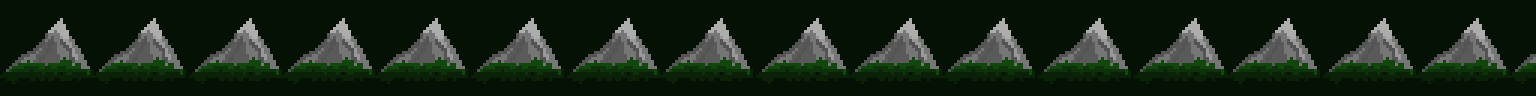
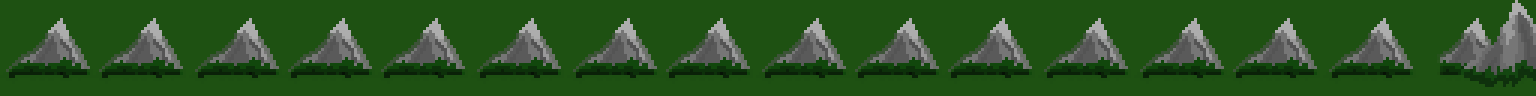
Layer changes from the first 1536 x 96 image to the second:
removed group "Group 1 copy 15" (3 layers) over bbox(1416, 0, 1512, 96)
removed layer "Layer 2" (3rd of 18, in "Group 1 copy 15") from group "Group 1 copy 15" over bbox(1416, 0, 1512, 96)
removed group "Group 1 copy 14" (3 layers) over bbox(1227, 0, 1323, 96)
removed layer "Layer 2" (4th of 18, in "Group 1 copy 14") from group "Group 1 copy 14" over bbox(1227, 0, 1323, 96)
removed group "Group 1 copy 13" (3 layers) over bbox(1323, 0, 1419, 96)
removed layer "Layer 2" (5th of 18, in "Group 1 copy 13") from group "Group 1 copy 13" over bbox(1323, 0, 1419, 96)
removed group "Group 1 copy 12" (3 layers) over bbox(1134, 0, 1230, 96)
removed layer "Layer 2" (6th of 18, in "Group 1 copy 12") from group "Group 1 copy 12" over bbox(1134, 0, 1230, 96)
removed group "Group 1 copy 11" (3 layers) over bbox(942, 0, 1038, 96)
removed layer "Layer 2" (7th of 18, in "Group 1 copy 11") from group "Group 1 copy 11" over bbox(942, 0, 1038, 96)
removed group "Group 1 copy 10" (3 layers) over bbox(1038, 0, 1134, 96)
removed layer "Layer 2" (8th of 18, in "Group 1 copy 10") from group "Group 1 copy 10" over bbox(1038, 0, 1134, 96)
removed group "Group 1 copy 9" (3 layers) over bbox(849, 0, 945, 96)
removed layer "Layer 2" (9th of 18, in "Group 1 copy 9") from group "Group 1 copy 9" over bbox(849, 0, 945, 96)
removed group "Group 1 copy 8" (3 layers) over bbox(660, 0, 756, 96)
removed layer "Layer 2" (10th of 18, in "Group 1 copy 8") from group "Group 1 copy 8" over bbox(660, 0, 756, 96)
removed group "Group 1 copy 7" (3 layers) over bbox(756, 0, 852, 96)
removed layer "Layer 2" (11th of 18, in "Group 1 copy 7") from group "Group 1 copy 7" over bbox(756, 0, 852, 96)
removed group "Group 1 copy 6" (3 layers) over bbox(567, 0, 663, 96)
added layer "Group 1 copy 17" above "Layer 1" over bbox(0, 18, 1536, 84)
added layer "Layer 1" over bbox(0, 0, 1536, 96)
…and 49 more changes (3 painted, 46 removed, 3 stack)
